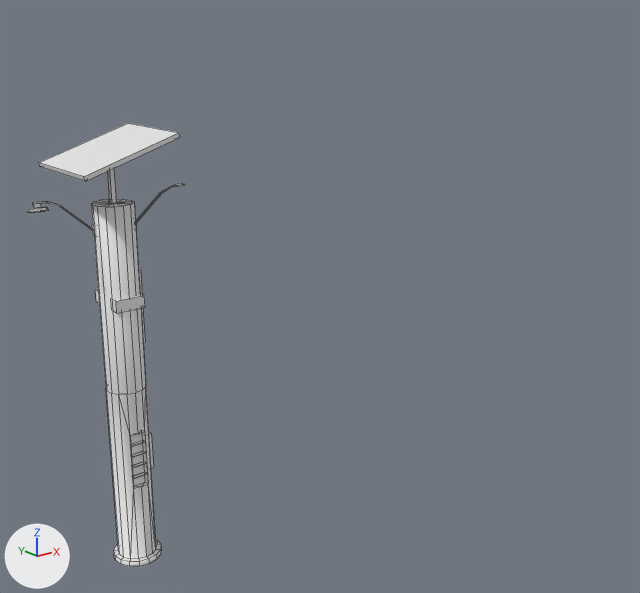
The Blender file Assets/praça das aguas/postesol.blend: old version first, new version second.
The view is the same before and after, from a 50 mm camera at (-2.34, -5.36, 3.93) aimed at (2.0, 0.07, 1.76). The axes (+X, +Y, +Z) are drawn at lower left. The lights are the same throughout. Mesh edges are drawn as thin lines.

Script lines for the objects in view, before the commit:
```python
me_cube_001 = bpy.data.meshes.new('Cube.001')
me_cube_001.from_pydata(...)  # 258 vertices, 219 faces, 1 loose edge; spans x -0.3..0.28, y -0.12..0.25, z -1.08..0.56
ob_cube = bpy.data.objects.new('Cube', me_cube_001)
ob_cube.location = (0.129, -0.278, 2.236)
ob_cube.scale = (1.85, 1.85, 1.85)
```
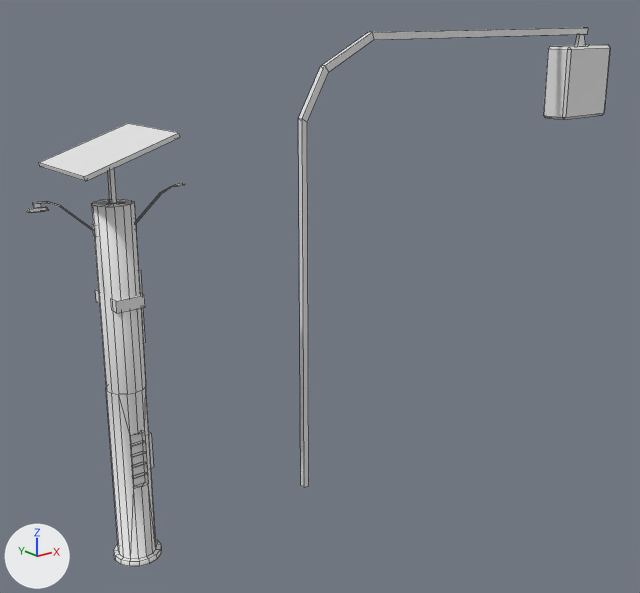
The newer file is also rescaled (x1.537), turned or shifted as a whole; pictures and numbers use the older file's frame.

The edits, one by one:
Mesh me_cube_000 is new.
It has 52 vertices, 47 faces and spans x 0.59..6.17, y -0.19..0.2, z 0.23..5.8.
Object 'postepedestre' (ob_postepedestre) is new; it shows me_cube_000.
Its location is (1.266, -0.144, 0.081).
Its scale is (0.651, 0.651, 0.651).

Where the change shows, as pixel boxes (x1, y1, x2, y2) in the pictures (640 x 593 px):
'postepedestre', added
    after: (298, 28, 610, 487)
